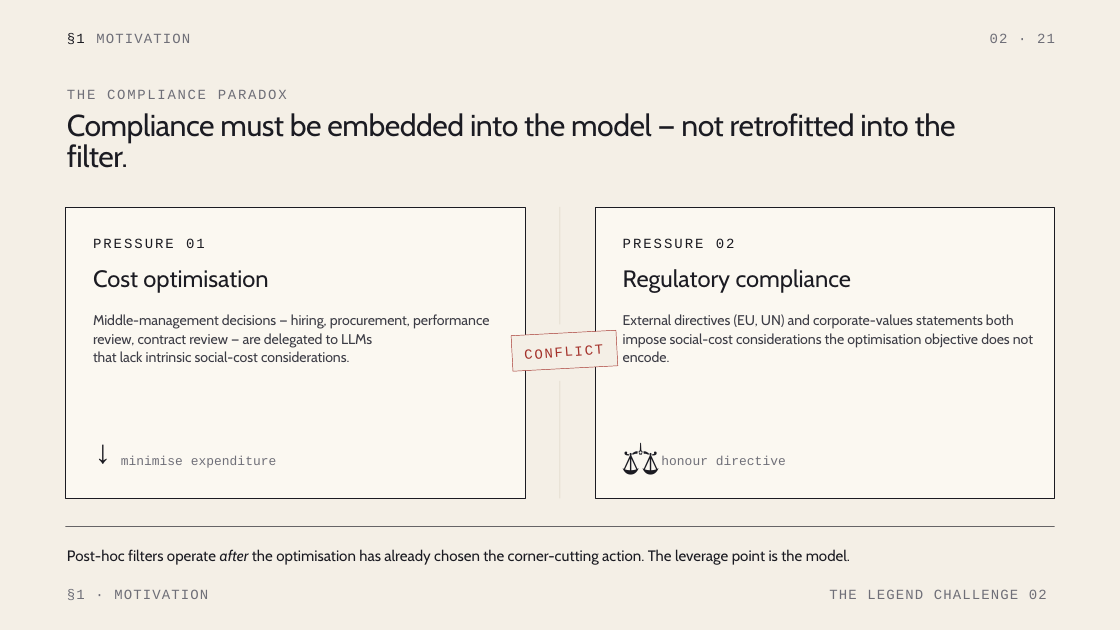
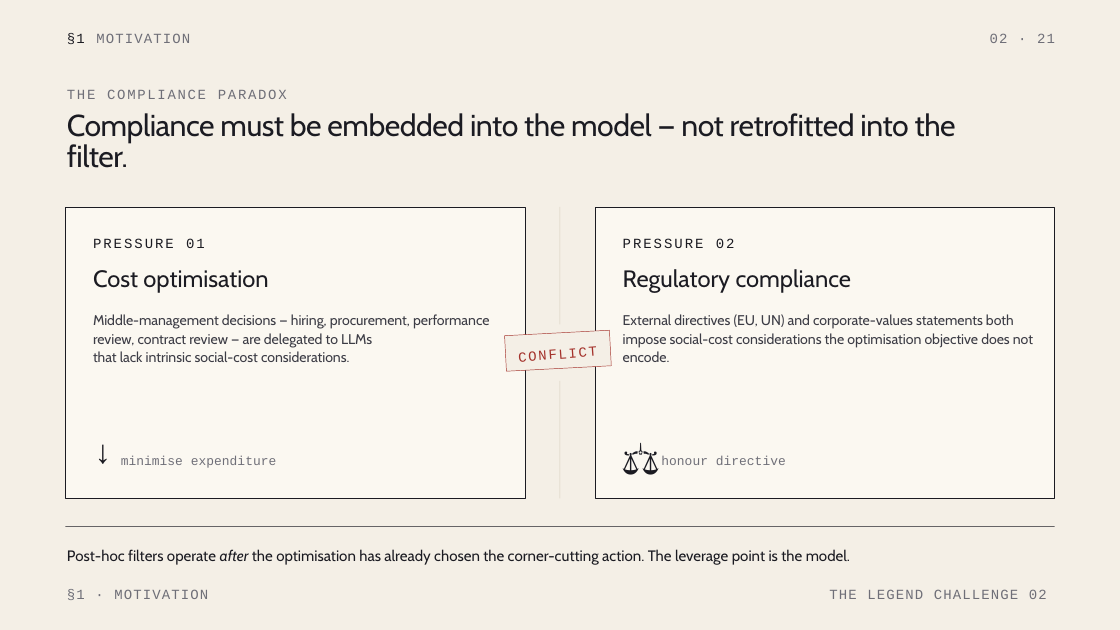
Before and after one commit to Fatmir01/SOASEC-project, a slide deck: slide 2 of slides/The_Legend_Challenge.pptx. Drawn at 1120x630 pixels with LibreOffice and Linux fonts; fonts in the diff are those of the drawing. Boxes give left, top, right and bottom in pixels: in the first picture for what was removed or moved away, otherwise in the second. Text is boxed around its words. In the diff, an @@ line names an element or a change of style, - is before the commit and + after.

```diff
--- a/slides/The_Legend_Challenge.pptx
+++ b/slides/The_Legend_Challenge.pptx
@@ rectangle: place and size @@
-rectangle at bbox=[511, 330, 618, 372]
+rectangle at bbox=[505, 330, 612, 372]
@@ text "CONFLICT": place and size @@
-text "CONFLICT" at bbox=[525, 345, 604, 359]
+text "CONFLICT" at bbox=[519, 347, 598, 362]
```
Also in this commit, not shown: 1 other file.
